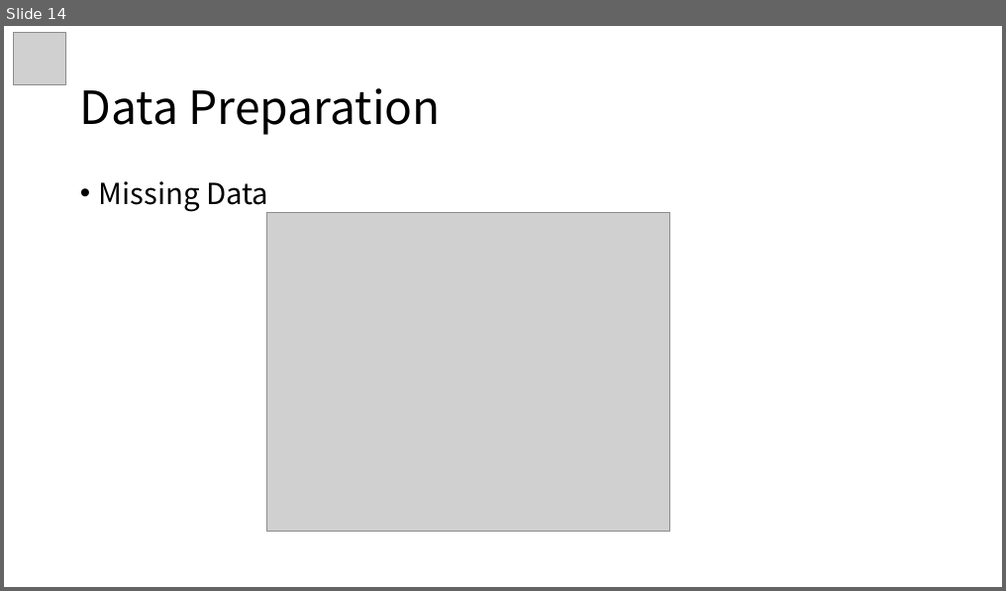
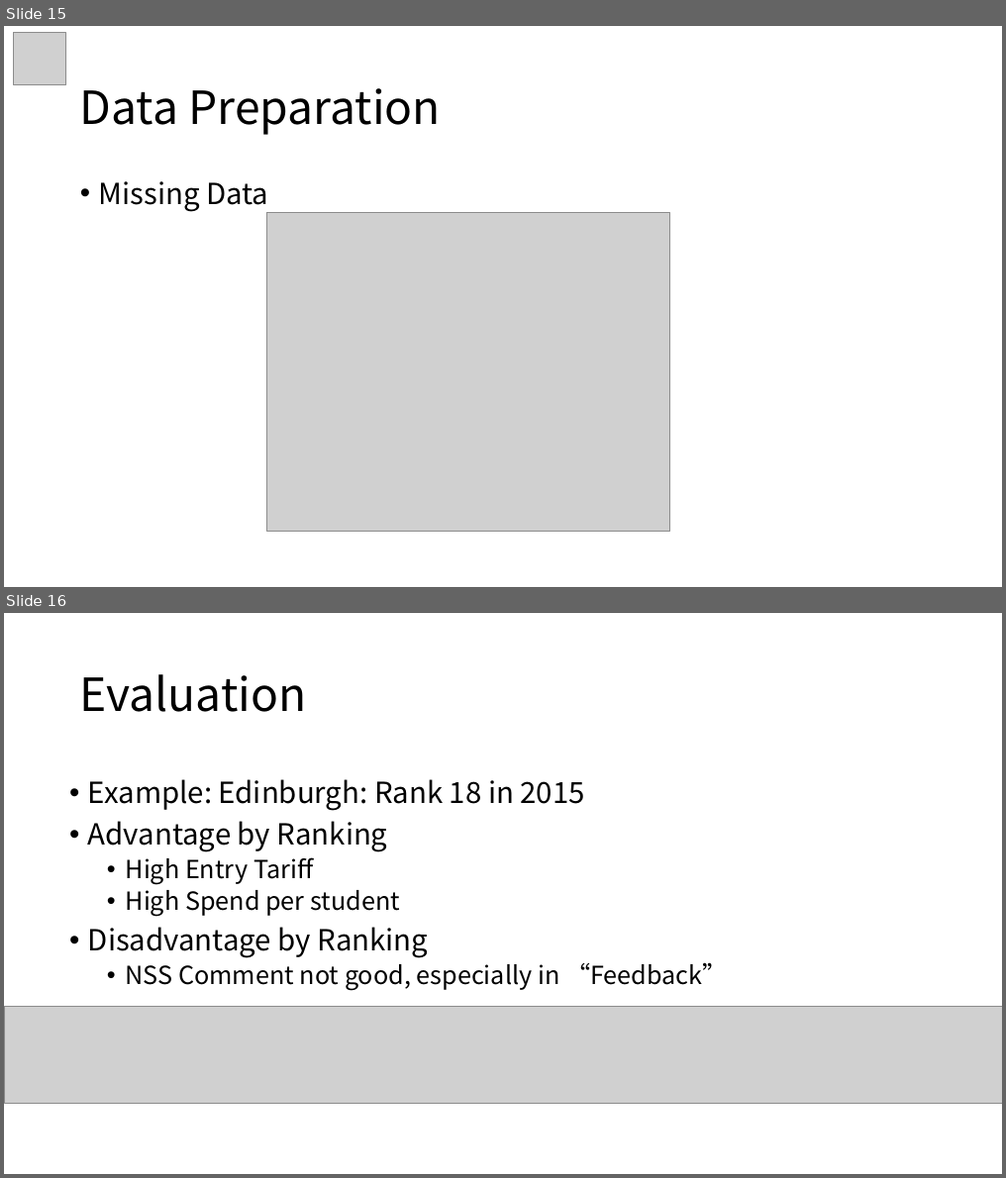
Before and after one commit to ziqing97/BilligenceCaseStudyUkUni, a slide deck: vortrag/Vortrag.pptx. Shown one above the other, each under a label of ours: slide 14 before the commit, slides 15 and 16 after it. The pictures are 1006x591 and 1006x1178 pixels, drawn with LibreOffice and Linux fonts; fonts in the diff are those of the drawing; grey boxes stand for pictures. Boxes give left, top, right and bottom in pixels: in the first picture for what was removed or moved away, otherwise in the second. Text is boxed around its words. In the diff, an @@ line names an element or a change of style, - is before the commit and + after.

```diff
--- a/vortrag/Vortrag.pptx
+++ b/vortrag/Vortrag.pptx
@@ slide 16 added at [4,613,1002,1174], background #FFFFFF @@
@@ title added at [80,674,307,712], 44 pt, text #000000 @@
+Evaluation
@@ text added at [88,779,728,991], 24 pt, text #000000 @@
+• Example: Edinburgh: Rank 18 in 2015
+• Advantage by Ranking
+  • High Entry Tariff
+  • High Spend per student
+• Disadvantage by Ranking
+  • NSS Comment not good, especially in “Feedback”
@@ picture added at [4,1007,1002,1104] @@
@@ what was slide 14 is now slide 15 @@
```
Also in this commit, not shown: 5 slides changed, 7 other slides added, 2 slides removed.
